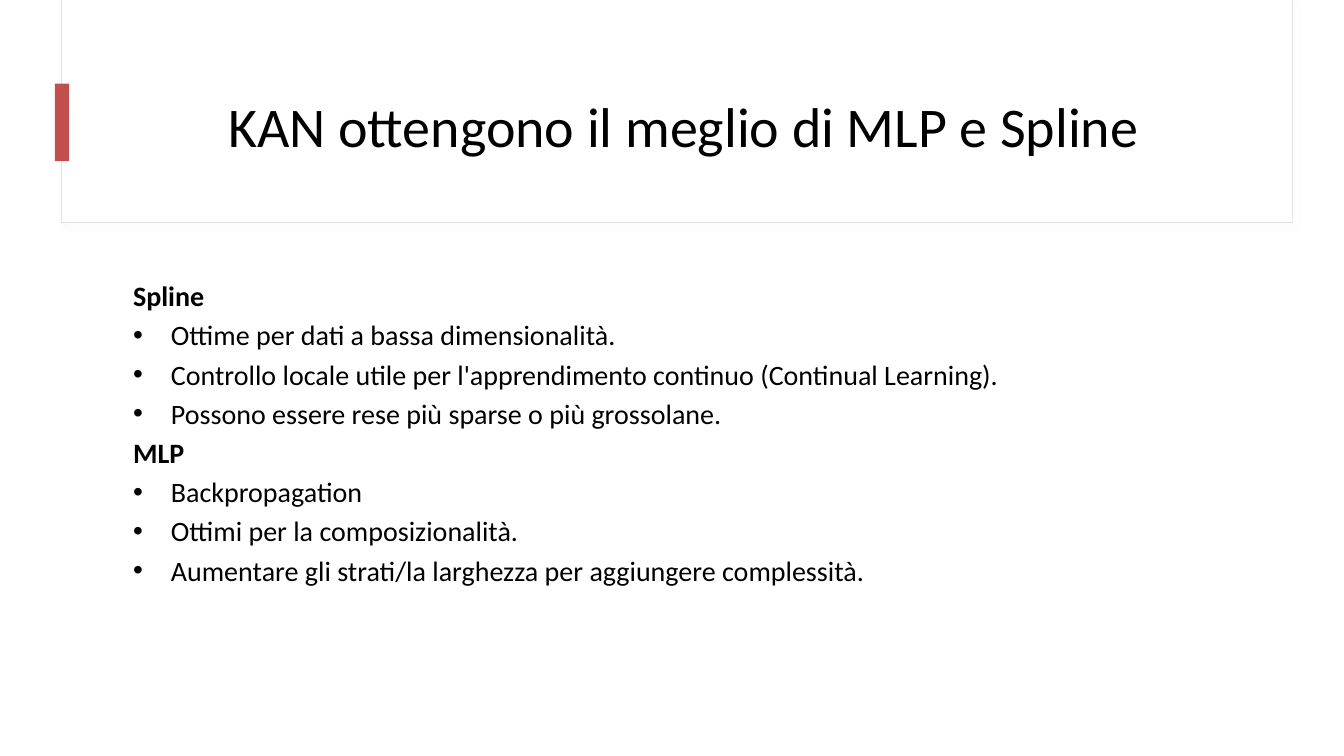
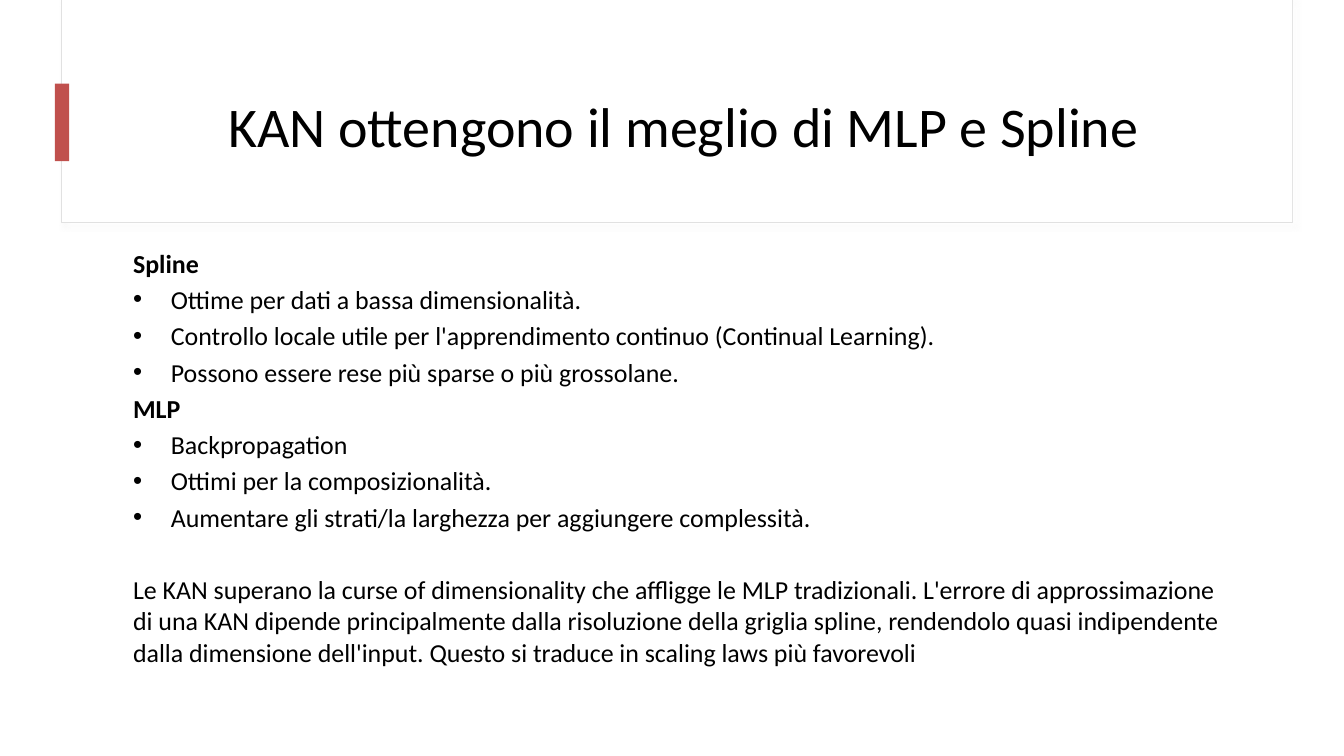
Before and after one commit to mtomas03/Thesis_Paper, a slide deck: slide 13 of Presentation.pptx. Drawn at 1344x756 pixels with LibreOffice and Linux fonts; fonts in the diff are those of the drawing. Boxes give left, top, right and bottom in pixels: in the first picture for what was removed or moved away, otherwise in the second. Text is boxed around its words. In the diff, an @@ line names an element or a change of style, - is before the commit and + after.

```diff
--- a/Presentation.pptx
+++ b/Presentation.pptx
@@ text "Spline": place and size @@
-text "Spline" at (133, 286, 998, 586)
+text "Spline" at (133, 254, 1218, 667)
@@ text at (133, 254, 934, 532): size 20 to 18.5 pt in "Spline", "Ottime per dati a bassa dimensionalità.", "Controllo locale utile per l'apprendimento continuo (Continu ...", "Possono essere rese più sparse o più ..." and 4 more places @@
@@ text at (133, 581, 1218, 667): paragraph added @@
+Le KAN superano la curse of dimensionality che affligge le MLP tradizionali. L'errore di approssimazione di una KAN dipende principalmente dalla risoluzione della griglia spline, rendendolo quasi indipendente dalla dimensione dell'input. Questo si traduce in scaling laws più favorevoli
```
Also in this commit, not shown: 15 other slides changed, 3 slides added, 1 slide removed.
